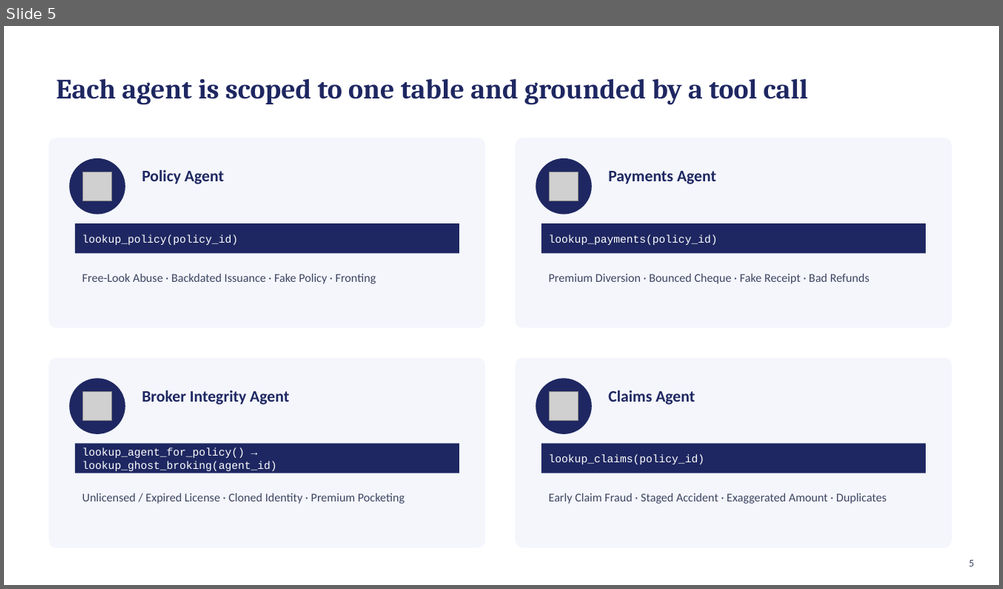
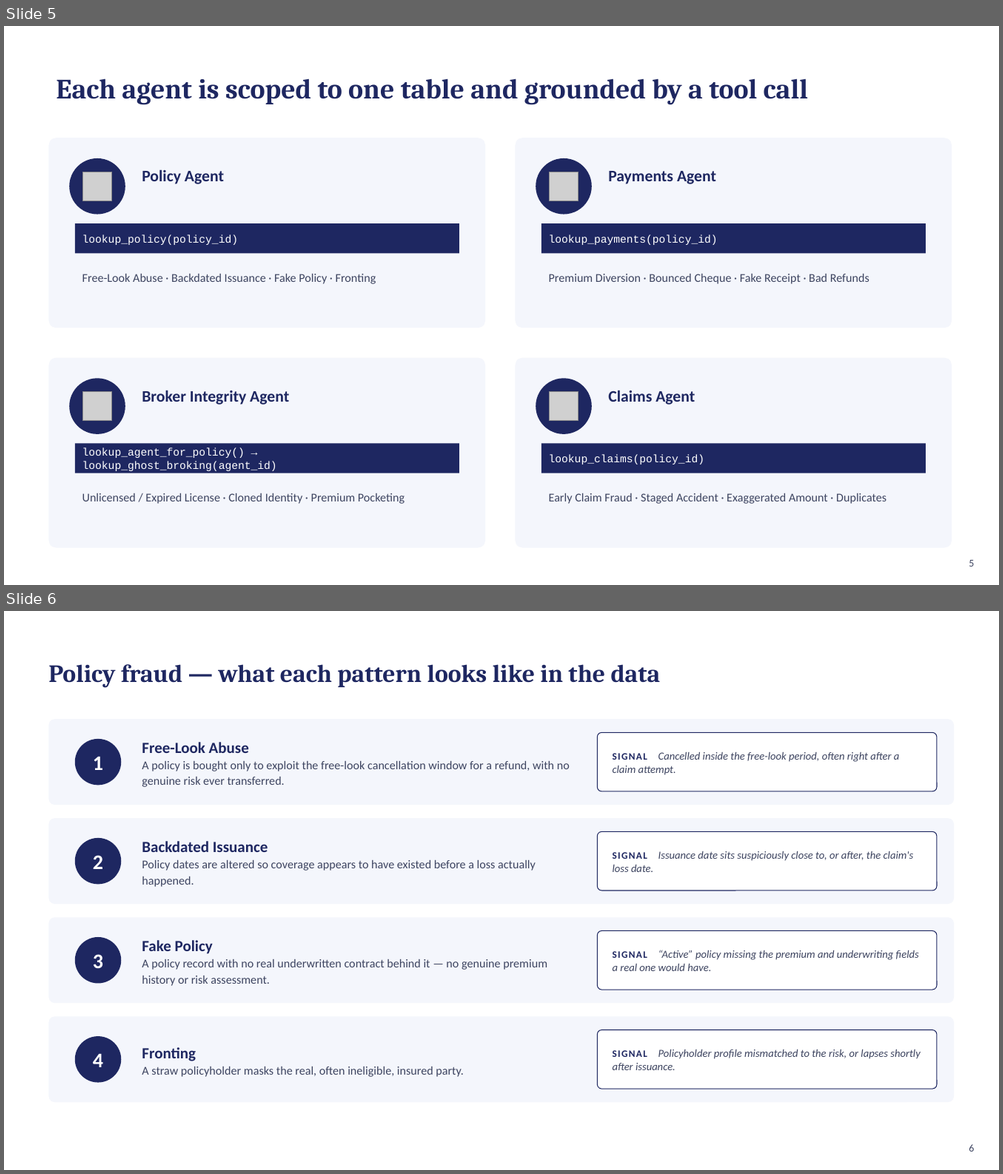
Before and after one commit to pavannanjundappa/FraudNet-MAS, a slide deck: FraudNet_Presentation.pptx. Shown one above the other, each under a label of ours: slide 5 before the commit, slides 5 and 6 after it. The pictures are 1003x589 and 1003x1174 pixels, drawn with LibreOffice and Linux fonts; fonts in the diff are those of the drawing; grey boxes stand for pictures. Boxes give left, top, right and bottom in pixels: in the first picture for what was removed or moved away, otherwise in the second. Text is boxed around its words. In the diff, an @@ line names an element or a change of style, - is before the commit and + after.

```diff
--- a/FraudNet_Presentation.pptx
+++ b/FraudNet_Presentation.pptx
@@ slide 6 added at [4, 611, 999, 1170], background #FFFFFF @@
@@ text added at [48, 664, 660, 688], 24 pt, text #1E2761, bold @@
+Policy fraud — what each pattern looks like in the data
@@ rounded rectangle added at [48, 719, 954, 805], fill #F4F6FC @@
@@ ellipse added at [75, 739, 121, 786], fill #1E2761 @@
@@ text added at [142, 742, 569, 787], 11.5 pt, text #3D4460 @@
+Free-Look Abuse
+A policy is bought only to exploit the free-look cancellation window for a refund, with no genuine risk ever transferred.
@@ rounded rectangle added at [597, 732, 936, 792], fill #FFFFFF, outline #1E2761 0.75 pt @@
@@ text added at [93, 756, 103, 770], 20 pt, text #FFFFFF, bold @@
+1
@@ text added at [612, 752, 899, 775], 10.5 pt, text #3D4460, italic @@
+SIGNAL Cancelled inside the free-look period, often right after a claim attempt.
@@ rounded rectangle added at [48, 818, 954, 904], fill #F4F6FC @@
@@ rounded rectangle added at [597, 832, 936, 891], fill #FFFFFF, outline #1E2761 0.75 pt @@
@@ ellipse added at [75, 838, 121, 884], fill #1E2761 @@
@@ text added at [142, 841, 535, 887], 11.5 pt, text #3D4460 @@
+Backdated Issuance
+Policy dates are altered so coverage appears to have existed before a loss actually happened.
@@ text added at [612, 851, 913, 872], 10.5 pt, text #3D4460, italic @@
+SIGNAL Issuance date sits suspiciously close to, or after, the claim's loss date.
@@ text added at [93, 855, 103, 869], 20 pt, text #FFFFFF, bold @@
+2
@@ rounded rectangle added at [48, 917, 954, 1003], fill #F4F6FC @@
@@ ellipse added at [75, 938, 121, 984], fill #1E2761 @@
@@ text added at [142, 940, 547, 986], 11.5 pt, text #3D4460 @@
+Fake Policy
+A policy record with no real underwritten contract behind it — no genuine premium history or risk assessment.
@@ rounded rectangle added at [597, 931, 936, 990], fill #FFFFFF, outline #1E2761 0.75 pt @@
@@ text added at [93, 954, 103, 968], 20 pt, text #FFFFFF, bold @@
+3
@@ text added at [612, 950, 919, 971], 10.5 pt, text #3D4460, italic @@
+SIGNAL “Active” policy missing the premium and underwriting fields a real one would have.
@@ rounded rectangle added at [48, 1017, 954, 1102], fill #F4F6FC @@
@@ rounded rectangle added at [597, 1031, 936, 1089], fill #FFFFFF, outline #1E2761 0.75 pt @@
@@ ellipse added at [75, 1037, 121, 1083], fill #1E2761 @@
@@ text added at [93, 1054, 103, 1068], 20 pt, text #FFFFFF, bold @@
+4
@@ text added at [142, 1048, 463, 1077], 11.5 pt, text #3D4460 @@
+Fronting
+A straw policyholder masks the real, often ineligible, insured party.
@@ text added at [612, 1050, 919, 1071], 10.5 pt, text #3D4460, italic @@
+SIGNAL Policyholder profile mismatched to the risk, or lapses shortly after issuance.
@@ text added at [968, 1145, 973, 1152], 10 pt, text #3D4460 @@
+6
```
Also in this commit, not shown: 9 slides changed, 3 other slides added, 1 other file.
